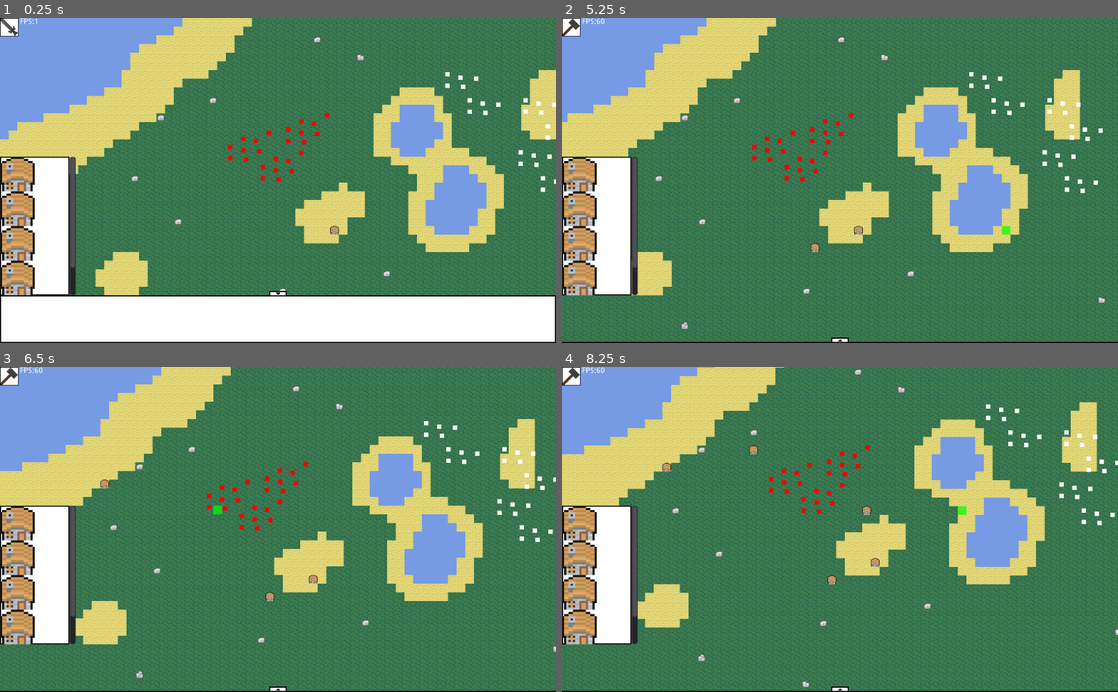
Above: before the commit, frames 1-4 (two rows, left to right).
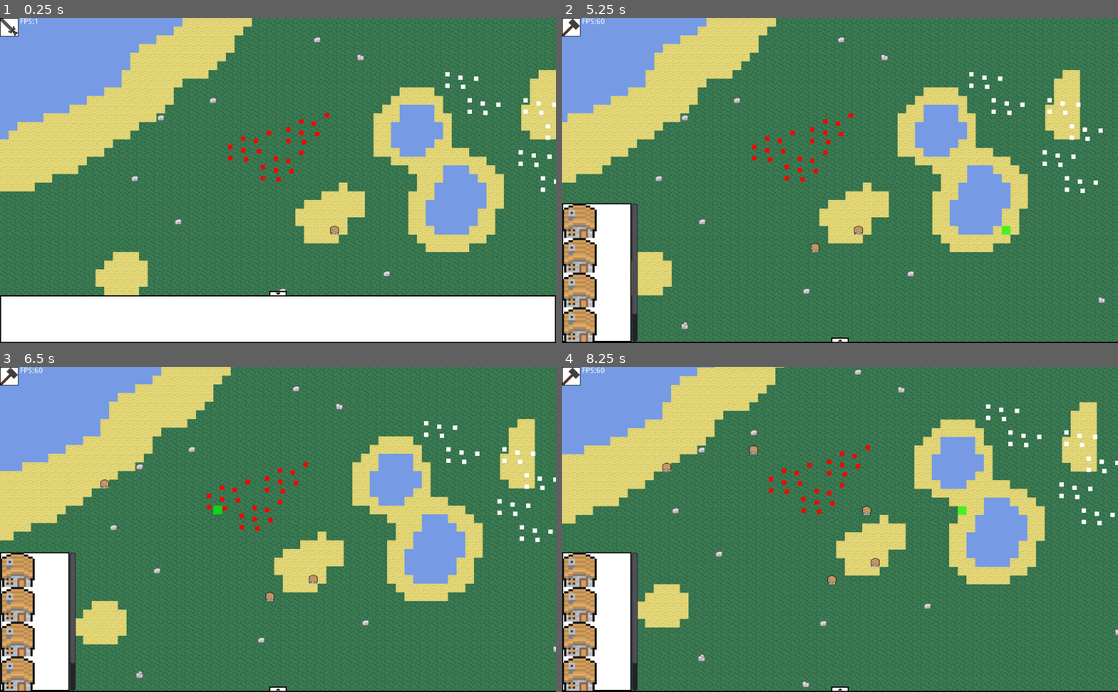
Above: after the commit, the same moments.

Repository: Yagoi23/2D-RTS
Game: Godot game, scene res://Level/Level.tscn
The game is run twice, just before and just after one commit, with the same random seed, the same clock (stepped at 60 frames per second) and the same inputs.
Inputs (mouse positions are in pixels of both pictures, inside the frame that each line leads up to):
- Up to frame 1 (0.25 s): no input
- Up to frame 2 (5.25 s): click (840, 294) at 0.5 s; click (578, 313) at 1.27 s; tap Enter at 2 s; move the mouse to (962, 164) at 2.02 s; hold D (player_move_right) 2.03-2.75 s; tap Q (attack_move) at 2.1 s; click (962, 164) at 2.17 s; drag from (728, 196) to (801, 154) at 2.77 s; move the mouse to (895, 109) at 3.52 s; hold D (player_move_right) 3.53-4.25 s; hold 2 (enter_build_mode) 3.53-4.25 s; drag from (812, 245) to (762, 151) at 4.27 s; tap Space at 5 s; move the mouse to (1006, 229) at 5.02 s; hold A (player_move_left) from 5.03 s (still down); tap E (hold) at 5.1 s
- Up to frame 3 (6.5 s): release A (player_move_left) at 5.75 s; drag from (111, 480) to (222, 510) at 5.77 s
- Up to frame 4 (8.25 s): tap Enter at 6.5 s; move the mouse to (867, 529) at 6.52 s; hold S (player_move_down) 6.53-7.25 s; tap Q (attack_move) at 6.6 s; click (867, 529) at 6.67 s; drag from (756, 448) to (1090, 484) at 7.27 s; tap Space at 8 s; move the mouse to (962, 513) at 8.02 s; hold W (player_move_up) from 8.03 s (still down); hold 2 (enter_build_mode) from 8.03 s (still down)

The runs differ from the first frame. In frame 1, 5.8% of the frame differs, in the area x 0-14%, y 42-86%; in frame 2, 5.3%; in frame 3, 5.3%; in frame 4, 5.3%.

Commit message:
made player ui disappear

Diff:
--- a/Player/Player.tscn
+++ b/Player/Player.tscn
@@ -135,35 +135,35 @@
 margin_right = 1022.0
 margin_bottom = 86.0
 
-[node name="BuildingSelectionMenu" type="Node2D" parent="UI"]
+[node name="BuildingSelectionMenu" type="Node2D" parent="UI/BottomMenu"]
 position = Vector2( 0, 256 )
 
-[node name="ColorRect" type="ColorRect" parent="UI/BuildingSelectionMenu"]
+[node name="ColorRect" type="ColorRect" parent="UI/BottomMenu/BuildingSelectionMenu"]
 margin_right = 128.0
 margin_bottom = 256.0
 color = Color( 0, 0, 0, 1 )
 
-[node name="ColorRect" type="ColorRect" parent="UI/BuildingSelectionMenu/ColorRect"]
+[node name="ColorRect" type="ColorRect" parent="UI/BottomMenu/BuildingSelectionMenu/ColorRect"]
 margin_left = 2.0
 margin_top = 2.0
 margin_right = 126.0
 margin_bottom = 254.0
 
-[node name="Control" type="Control" parent="UI/BuildingSelectionMenu"]
+[node name="Control" type="Control" parent="UI/BottomMenu/BuildingSelectionMenu"]
 margin_right = 40.0
 margin_bottom = 40.0
 __meta__ = {
 "_edit_use_anchors_": true
 }
 
-[node name="ScrollContainer" type="ScrollContainer" parent="UI/BuildingSelectionMenu/Control"]
+[node name="ScrollContainer" type="ScrollContainer" parent="UI/BottomMenu/BuildingSelectionMenu/Control"]
 margin_right = 140.0
 margin_bottom = 256.0
 scroll_horizontal_enabled = false
 
-[node name="VBoxContainer" type="VBoxContainer" parent="UI/BuildingSelectionMenu/Control/ScrollContainer"]
+[node name="VBoxContainer" type="VBoxContainer" parent="UI/BottomMenu/BuildingSelectionMenu/Control/ScrollContainer"]
 margin_right = 128.0
-margin_bottom = 3200.0
+margin_bottom = 320.0
 rect_min_size = Vector2( 128, 320 )
 size_flags_horizontal = 3
 size_flags_vertical = 3
--- a/Player/UI.gd
+++ b/Player/UI.gd
@@ -5,16 +5,24 @@
 var arrowButton_position = null
 var Bottom_Menu_up = true
 onready var buttonArrowIcon = $BottomMenu/ArrowButton/ColorRect2/ColorRect3/ArrowIcon
+onready var building_menu = $BottomMenu/BuildingSelectionMenu
 
 func _ready():
 	Bottom_Menu_up = true
 
 func _process(delta):
+	if GlobalInformation.building_preview_hidden == true:
+		building_menu.visible = false
+	else:
+		building_menu.visible = true
 	if Bottom_Menu_up == true:
 		BottomMenu.position.y = 0
 	else:
 		BottomMenu.position.y = 86
-
+	#if GlobalInformation.player_state == "build":
+	#	building_menu_visible = true
+	#else:
+	#	building_menu_visible = false
 
 func _on_ArrowButton_pressed():
 	#print("pressed")
